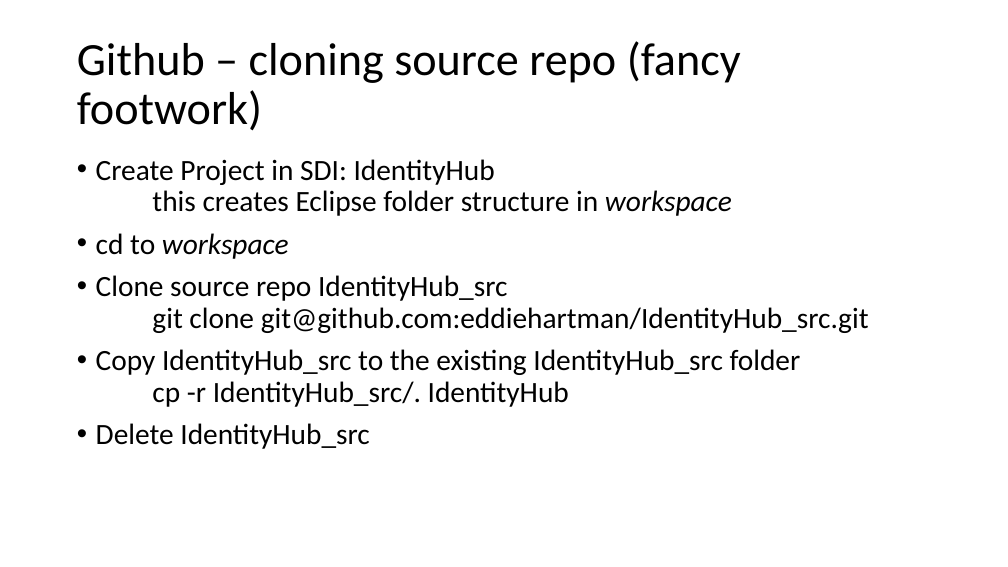
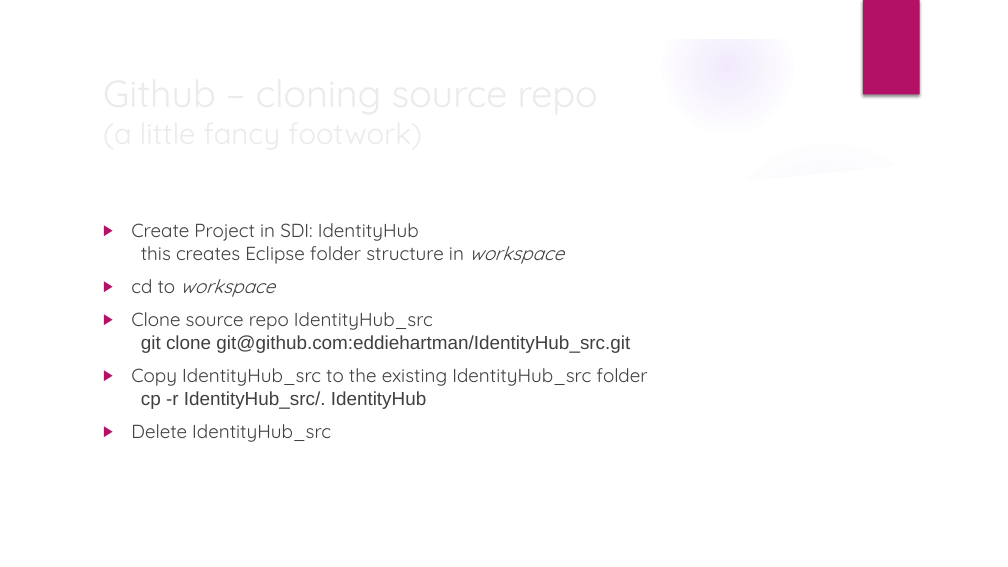
Before and after one commit to eddiehartman/IdentityHub, a slide deck: slide 3 of Identity Hub.pptx. Drawn at 1008x567 pixels with LibreOffice and Linux fonts; fonts in the diff are those of the drawing; background and template pictures are left out. Boxes give left, top, right and bottom in pixels: in the first picture for what was removed or moved away, otherwise in the second. Text is boxed around its words. In the diff, an @@ line names an element or a change of style, - is before the commit and + after.

```diff
--- a/Identity Hub.pptx
+++ b/Identity Hub.pptx
@@ group added at [0,0,1008,567]: 4 ellipses, 3 freeform shapes @@
@@ rectangle added at [863,0,920,95], fill #B31166 @@
@@ title at [77,41,741,131]: text changed; size 44 to 36 pt; font Calibri to Quicksand; text colour #000000 to #EBEBEB @@
-Github – cloning source repo (fancy footwork)
+Github – cloning source repo
+(a little fancy footwork)
@@ text "Create Project in SDI: IdentityHub ...": place and size @@
-text "Create Project in SDI: IdentityHub ..." at [96,159,869,449]
+text "Create Project in SDI: IdentityHub ..." at [131,223,647,442]
@@ text "Create Project in SDI: IdentityHub ..." at [131,223,647,442]: size 28 to 18 pt, text colour #000000 to #404040; font Calibri to Quicksand in "Create Project in SDI: IdentityHub this creates ...", "cd to workspace", "Clone source repo IdentityHub_src", "Copy IdentityHub_src to the existing IdentityHub_src folder" and 1 more places; font Calibri to Arial in "git clone git@github.com:eddiehartman/IdentityHub_src.git", "cp -r IdentityHub_src/. IdentityHub"; bullet • to ▶; line spacing 0.9 to 1 @@
```
Also in this commit, not shown: 2 other slides changed, 2 other files.
